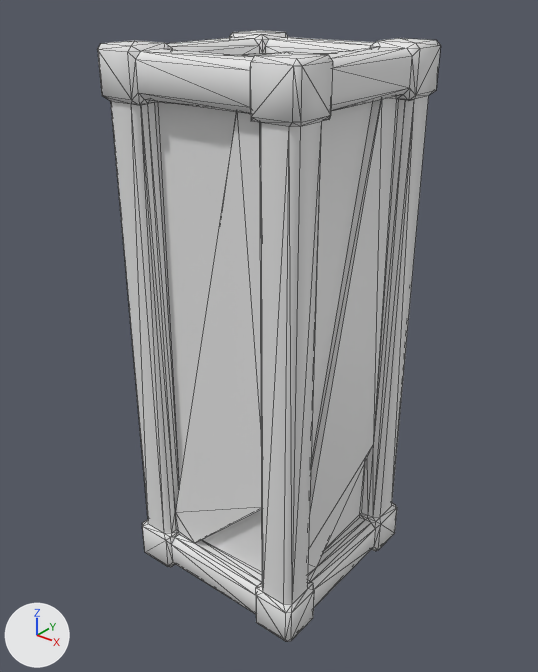
One commit to the FBX model res/models/Modele_Mati/Meble/Skrzynia2.fbx: the scene before it, then after it.
Rendered twice from a camera (50 mm lens) standing at (0.051, -0.0644, 0.0596) and looking at (-0.0002, -0.0004, 0.0199). The lights are fixed; the arrows at lower left show +X, +Y and +Z. Mesh edges are drawn as thin lines. Where no turn or scale is listed for an object, it has been applied to the vertices.

The first picture shows 'Skrzynia2'.
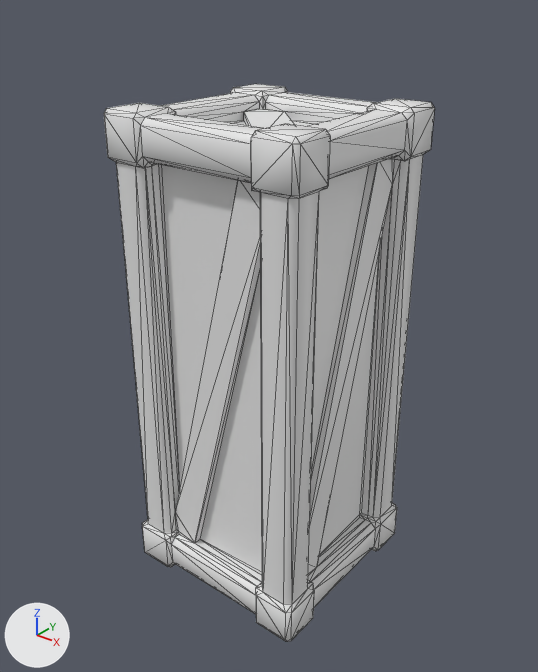
The newer file is also turned or shifted as a whole; pictures and numbers use the older file's frame.

Location of each change, (x1, y1, x2, y2) in pixels of the pictures (538 x 672 px; the box of a moved part takes in the faces that stretch with it):
'Skrzynia2', reshaped (9% shorter): before (98, 30, 441, 642); after (104, 84, 435, 642)
part 1 of me_skrzynia2_001, moved or reshaped: before (98, 30, 441, 580); after (104, 84, 435, 580)
part 2 of me_skrzynia2_001, moved or reshaped: before (175, 98, 405, 572); after (175, 159, 400, 572)

The change, as a list of edits to the scene's bpy script:
```text
Change me_skrzynia2_001:
    where me_skrzynia2_001.from_pydata(...)  # 420 vertices, 836 faces; spans x -0.0128..0.0128, y -0.0128..0.0128, z -0.0128..0.0534
    used by ob_skrzynia2; location = (0.0, 0.0, 0.0)
    me_skrzynia2_001 part 1: all 202 vertices in x -0.0128..0.0128, y -0.0128..0.0128, z 0.0478..0.0534 are moved by (0.0, 0.0, -0.0063)
    me_skrzynia2_001 part 2: all 8 vertices in x -0.0107..0.0107, y -0.0107..0.0107, z 0.0043 are moved by (0.0, 0.0, 0.0343)
```
